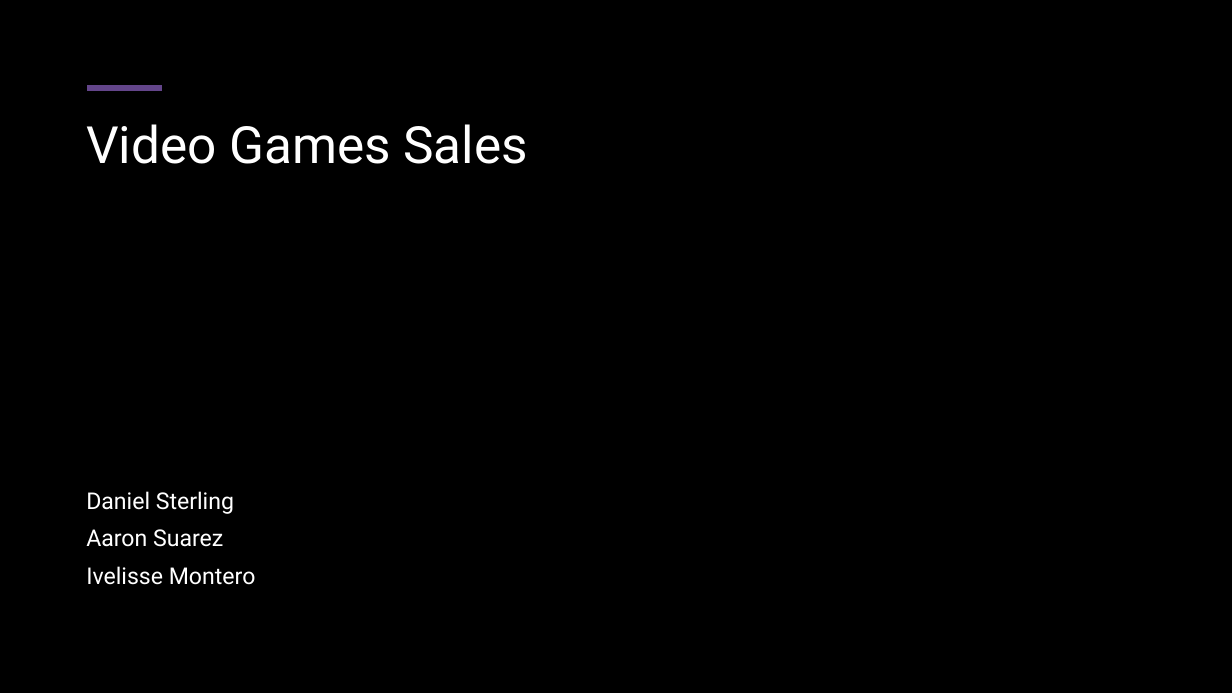
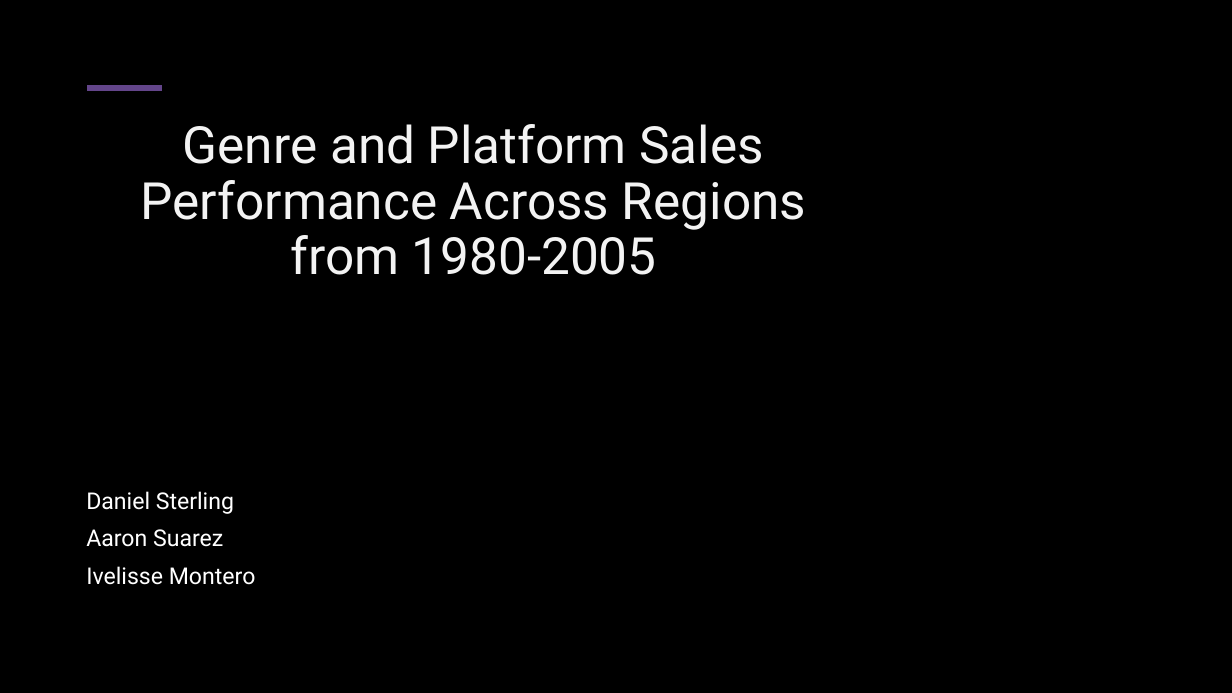
Before and after one commit to CymbalOfJoy/Project_1-Group_3, a slide deck: slide 1 of Power Point/Group 3 Presentation.pptx. Drawn at 1232x693 pixels with LibreOffice and Linux fonts; fonts in the diff are those of the drawing; background and template pictures are left out; a plain dark background stands for a picture behind light text. Boxes give left, top, right and bottom in pixels: in the first picture for what was removed or moved away, otherwise in the second. Text is boxed around its words. In the diff, an @@ line names an element or a change of style, - is before the commit and + after.

```diff
--- a/Power Point/Group 3 Presentation.pptx
+++ b/Power Point/Group 3 Presentation.pptx
@@ title at bbox=[141, 124, 806, 275]: text changed; text colour #FFFFFF to #F3F3F3 @@
-Video Games Sales
+Genre and Platform Sales Performance Across Regions from 1980-2005
```
Also in this commit, not shown: 6 slides added, 2 other files.
